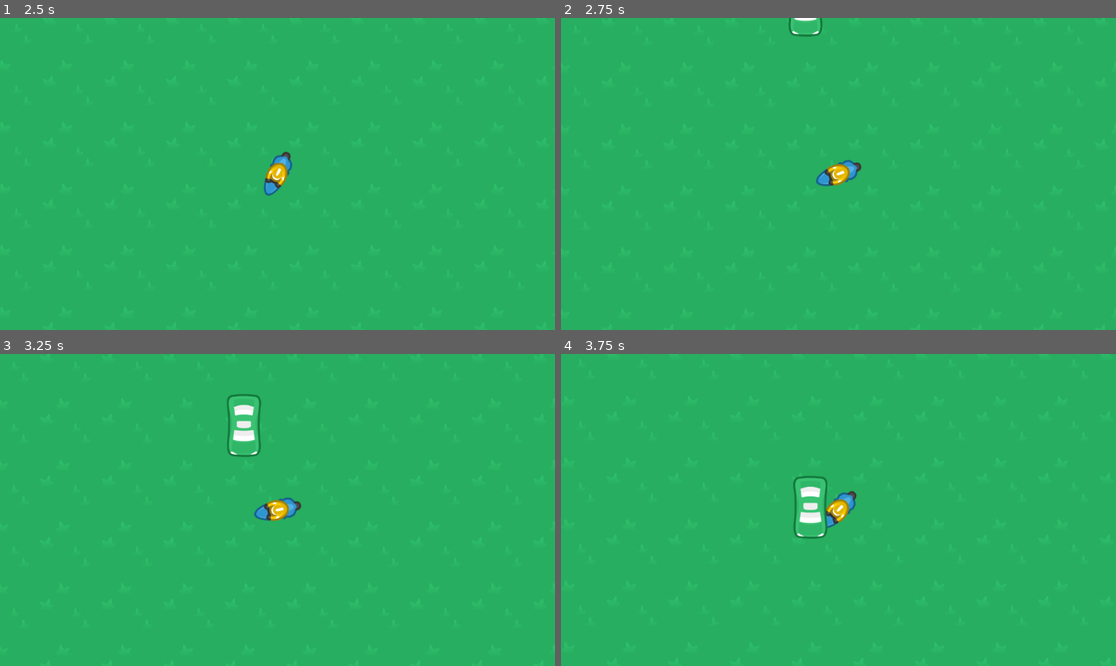
Above: before the commit, frames 1-4 (two rows, left to right).
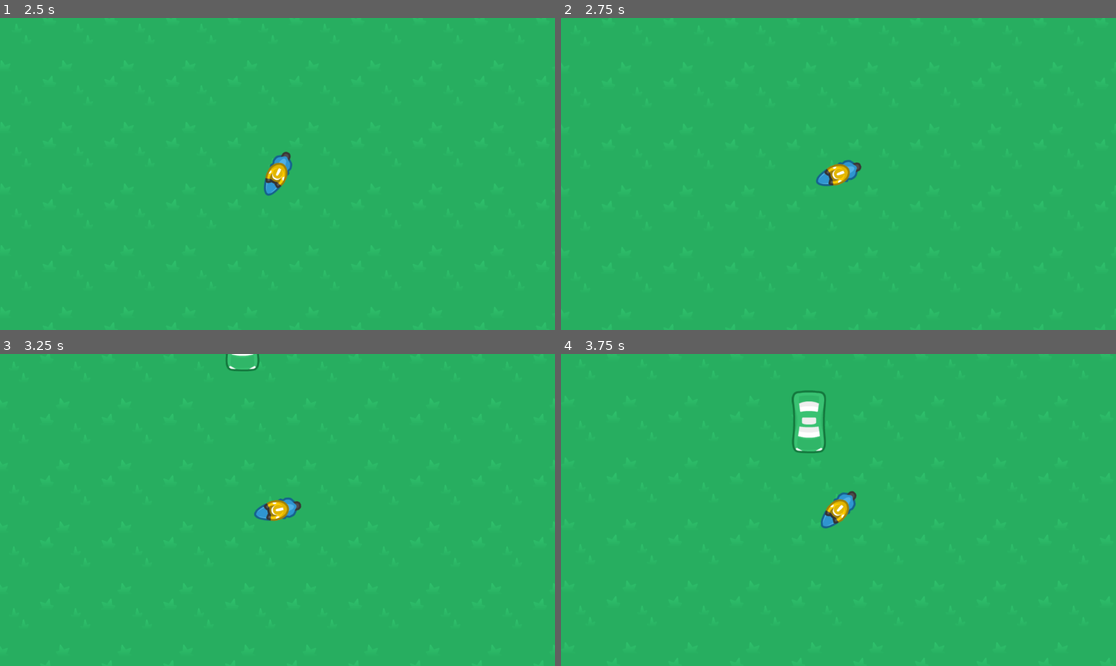
Above: after the commit, the same moments.

Repository: smileyface12349/dont-get-hit-game
Game: Godot game, scene res://World/main_level.tscn
The game is run twice, just before and just after one commit, with the same random seed, the same clock (stepped at 60 frames per second) and the same inputs.
Inputs:
- Up to frame 1 (2.5 s): tap Enter at 0.5 s; hold D (driving_right) 0.53-1.28 s; hold Down (driving_brake) 1.28-2.03 s; tap Space at 2 s; hold D (driving_right) from 2.03 s (still down)
- Up to frame 2 (2.75 s): keep holding D (driving_right)
- Up to frame 3 (3.25 s): release D (driving_right) at 2.78 s; hold W (driving_accelerate) from 2.78 s (still down)
- Up to frame 4 (3.75 s): release W (driving_accelerate) at 3.53 s; hold Left (driving_left) from 3.53 s (still down)

Frame 1 is identical in both runs. In frame 2, 0.1% of the frame differs, in the area x 41-48%, y 0-7%; in frame 3, 0.6%; in frame 4, 1.1%, in the area x 41-49%, y 11-60%.

Commit message:
Speed up over time and balance changes

Diff:
--- a/Enemies/Stabber/stabber.gd
+++ b/Enemies/Stabber/stabber.gd
@@ -2,7 +2,7 @@
 
 var direction: float
 var speed: float = 10
-var acceleration: float = 200
+var acceleration: float = 300
 var target: Vector2
 
 # Called when the node enters the scene tree for the first time.
--- a/Player/player.gd
+++ b/Player/player.gd
@@ -34,7 +34,8 @@
 var stabber: PackedScene = preload("res://Enemies/Stabber/stabber.tscn")
 
 var time_since_spawn: float = 0
-@export var spawn_enemy_every: float = 1.5
+@export var spawn_enemy_every: float = 2
+@export var spawn_enemy_every_increase: float = 1.01
 
 # Called when the node enters the scene tree for the first time.
 func _ready() -> void:
@@ -52,6 +53,7 @@
 	if time_since_spawn > spawn_enemy_every:
 		spawn_new_enemy()
 		time_since_spawn = 0
+		spawn_enemy_every /= spawn_enemy_every_increase
 
 	if Input.is_action_pressed("driving_accelerate"):
 		# Attempting to accelerate
